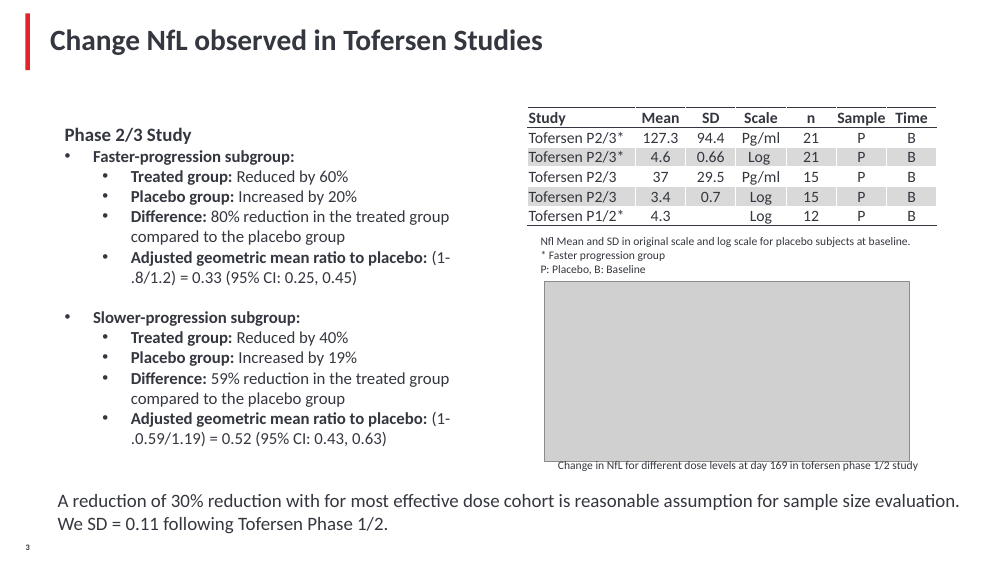
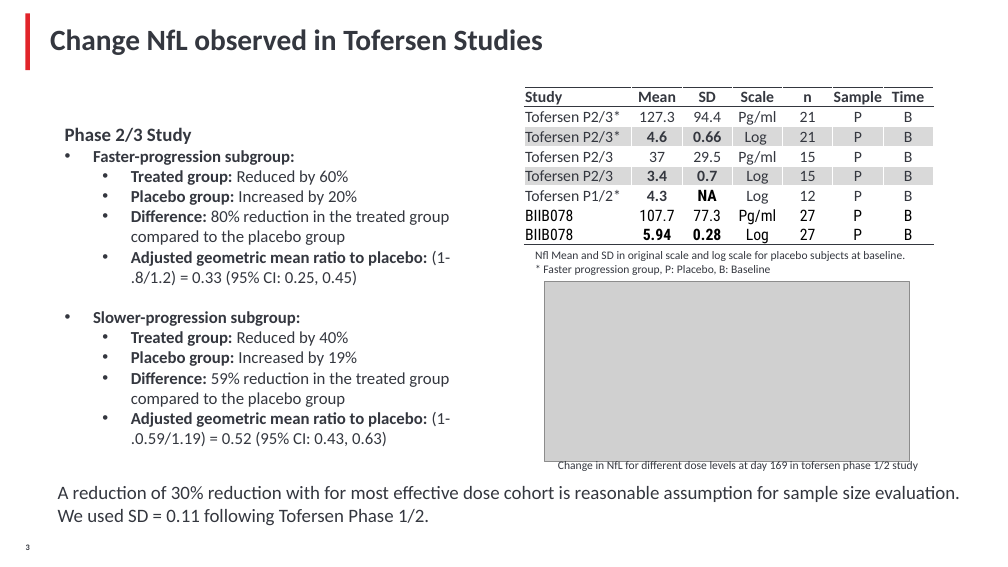
Before and after one commit to YushufSharker/ALS, a slide deck: slide 4 of OutputDocuments/ALS_Slide_deck_STAT.pptx. Drawn at 1008x567 pixels with LibreOffice and Linux fonts; fonts in the diff are those of the drawing; grey boxes stand for pictures; background and template pictures are left out. Boxes give left, top, right and bottom in pixels: in the first picture for what was removed or moved away, otherwise in the second. Text is boxed around its words. In the diff, an @@ line names an element or a change of style, - is before the commit and + after.

```diff
--- a/OutputDocuments/ALS_Slide_deck_STAT.pptx
+++ b/OutputDocuments/ALS_Slide_deck_STAT.pptx
@@ table at (524,87,931,249) @@
-row 6: Tofersen P1/2* | 4.3 |  | Log | 12 | P | B
+row 6: Tofersen P1/2* | 4.3 | NA | Log | 12 | P | B
+row 7: BIIB078 | 107.7 | 77.3 | Pg/ml | 27 | P | B
+row 8: BIIB078 | 5.94 | 0.28 | Log | 27 | P | B
@@ table: place and size @@
-table at (528,107,935,230)
+table at (524,87,931,249)
@@ text "Nfl Mean and SD in ...": place and size @@
-text "Nfl Mean and SD in ..." at (541,237,911,274)
+text "Nfl Mean and SD in ..." at (535,251,905,275)
@@ text at (543,265,770,275): text changed @@
-* Faster progression group
-P: Placebo, B: Baseline
+* Faster progression group, P: Placebo, B: Baseline
@@ text at (58,486,960,526): text changed @@
-A reduction of 30% reduction with for most effective dose cohort is reasonable assumption for sample size evaluation. We SD = 0.11 following Tofersen Phase 1/2.
+A reduction of 30% reduction with for most effective dose cohort is reasonable assumption for sample size evaluation. We used SD = 0.11 following Tofersen Phase 1/2.
```
Also in this commit, not shown: 4 other slides changed, 2 slides added, 4 other files.
